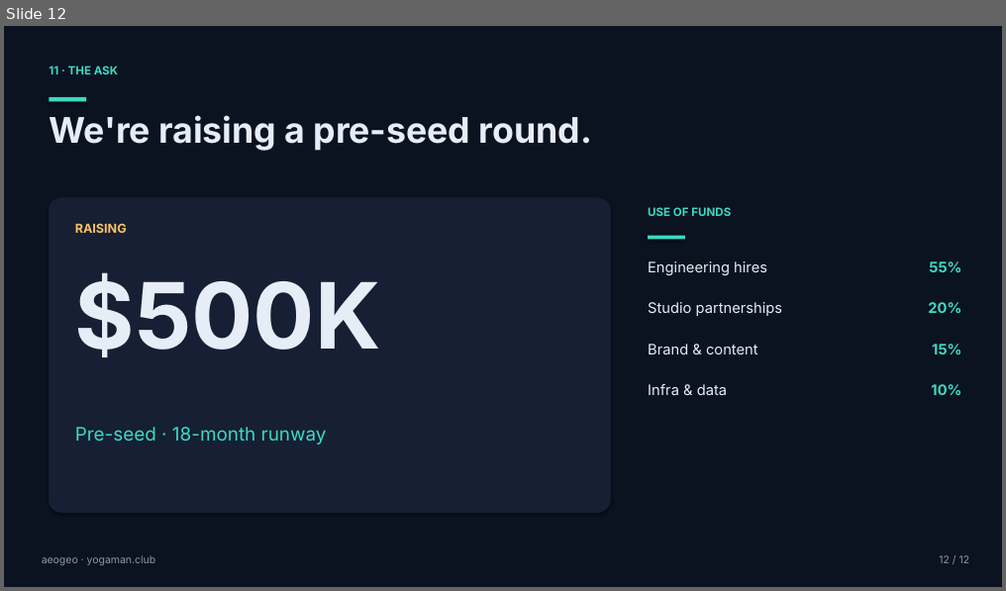
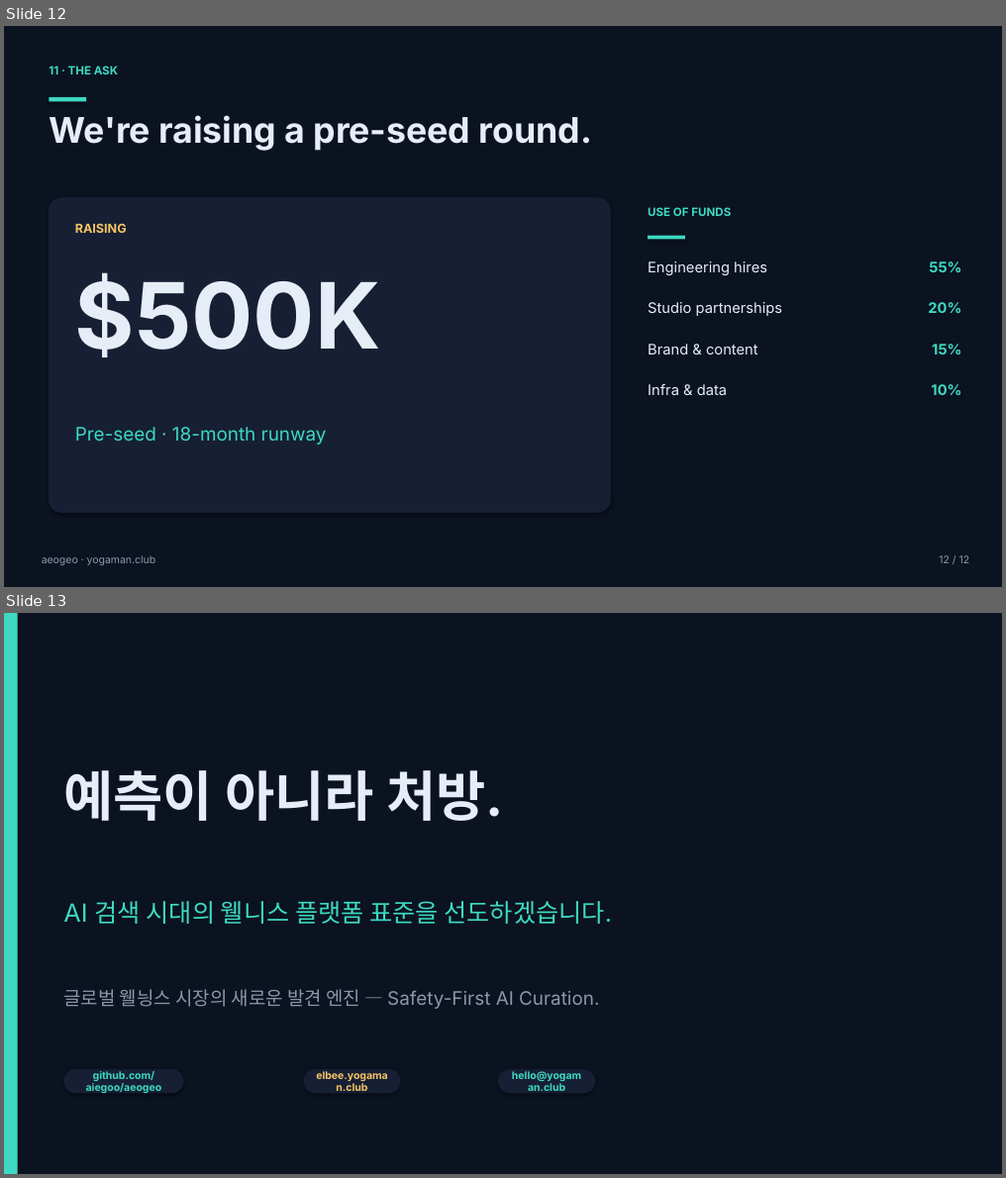
Before and after one commit to prgrms-aibe-devcourse/AIBE5_FinalProject_Team11, a slide deck: pitch/aeogeo_pitch_deck.pptx. Shown one above the other, each under a label of ours: slide 12 before the commit, slides 12 and 13 after it. The pictures are 1006x591 and 1006x1178 pixels, drawn with LibreOffice and Linux fonts; fonts in the diff are those of the drawing. Boxes give left, top, right and bottom in pixels: in the first picture for what was removed or moved away, otherwise in the second. Text is boxed around its words. In the diff, an @@ line names an element or a change of style, - is before the commit and + after.

```diff
--- a/pitch/aeogeo_pitch_deck.pptx
+++ b/pitch/aeogeo_pitch_deck.pptx
@@ slide 13 added at [4, 613, 1002, 1174], background #FFFFFF @@
@@ rectangle added at [4, 613, 1002, 1174], fill #0B1220 @@
@@ rectangle added at [4, 613, 18, 1174], fill #3DD9C2 @@
@@ text added at [63, 770, 504, 821], 52 pt, text #E6EDF7, bold @@
+예측이 아니라 처방.
@@ text added at [63, 901, 612, 924], 24 pt, text #3DD9C2 @@
+AI 검색 시대의 웰니스 플랫폼 표준을 선도하겠습니다.
@@ text added at [63, 989, 599, 1009], 18 pt, text #8B97AA @@
+글로벌 웰닁스 시장의 새로운 발견 엔진 — Safety-First AI Curation.
@@ rounded rectangle added at [63, 1069, 183, 1093], fill #161F33, 10 pt, text #3DD9C2, bold @@
+github.com/aiegoo/aeogeo
@@ rounded rectangle added at [303, 1069, 401, 1093], fill #161F33, 10 pt, text #F5C466, bold @@
+elbee.yogaman.club
@@ rounded rectangle added at [498, 1069, 595, 1093], fill #161F33, 10 pt, text #3DD9C2, bold @@
+hello@yogaman.club
```
Also in this commit, not shown: 7 slides changed, 2 other slides added, 3 slides removed, 10 other files.
